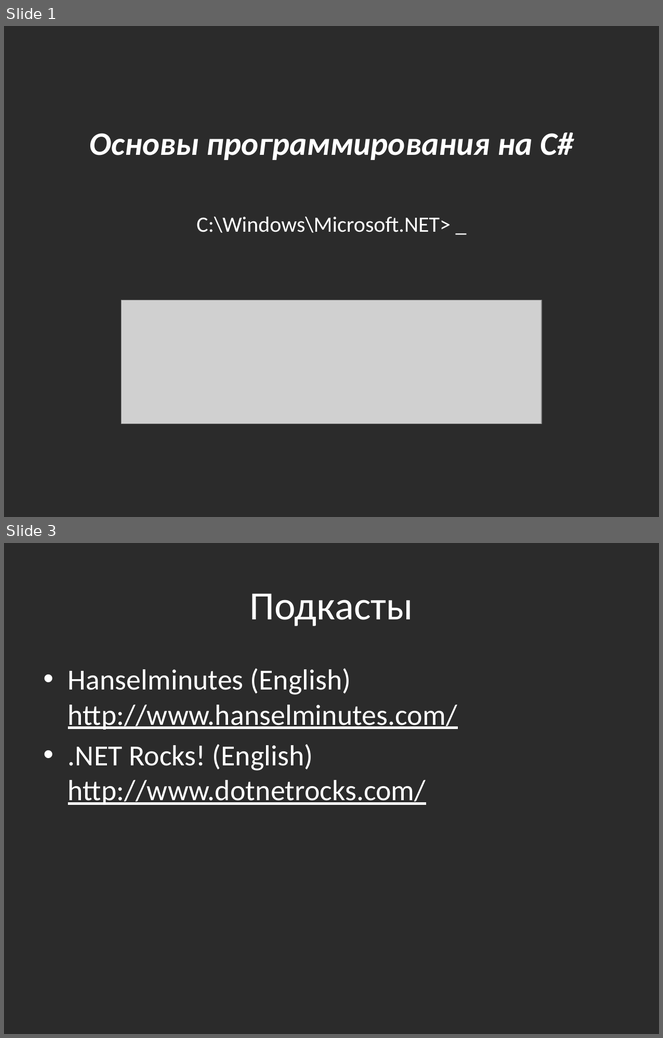
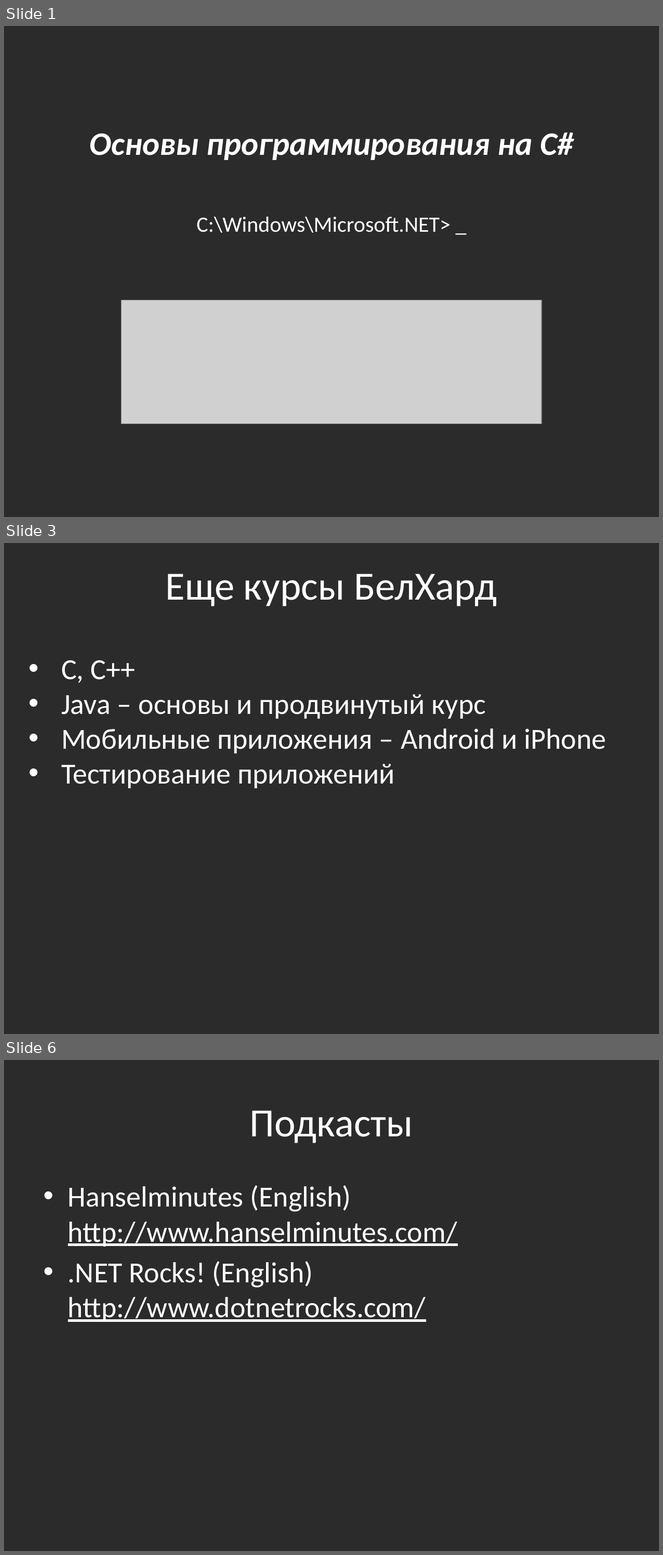
Before and after one commit to bazile/Training, a slide deck: Presentation/that-is-all-folks.pptx. Shown one above the other, each under a label of ours: slides 1 and 3 before the commit, slides 1, 3 and 6 after it; the slides between them are not shown. The pictures are 663x1038 and 663x1555 pixels, drawn with LibreOffice and Linux fonts; fonts in the diff are those of the drawing; grey boxes stand for pictures; background and template pictures are left out; a plain dark background stands for a picture behind light text. Boxes give left, top, right and bottom in pixels: in the first picture for what was removed or moved away, otherwise in the second. Text is boxed around its words. In the diff, an @@ line names an element or a change of style, - is before the commit and + after.

```diff
--- a/Presentation/that-is-all-folks.pptx
+++ b/Presentation/that-is-all-folks.pptx
@@ slide 3 added at (4, 543, 659, 1034), background picture (left out) @@
@@ text added at (166, 574, 497, 606), 44 pt, text #FFFFFF @@
+Еще курсы БелХард
@@ text added at (61, 660, 607, 788), 32 pt, text #FFFFFF @@
+• C, C++
+• Java – основы и продвинутый курс
+• Мобильные приложения – Android и iPhone
+• Тестирование приложений
@@ what was slide 3 is now slide 6 @@
```
Also in this commit, not shown: 1 slide changed, 4 other slides added, 5 other files.
